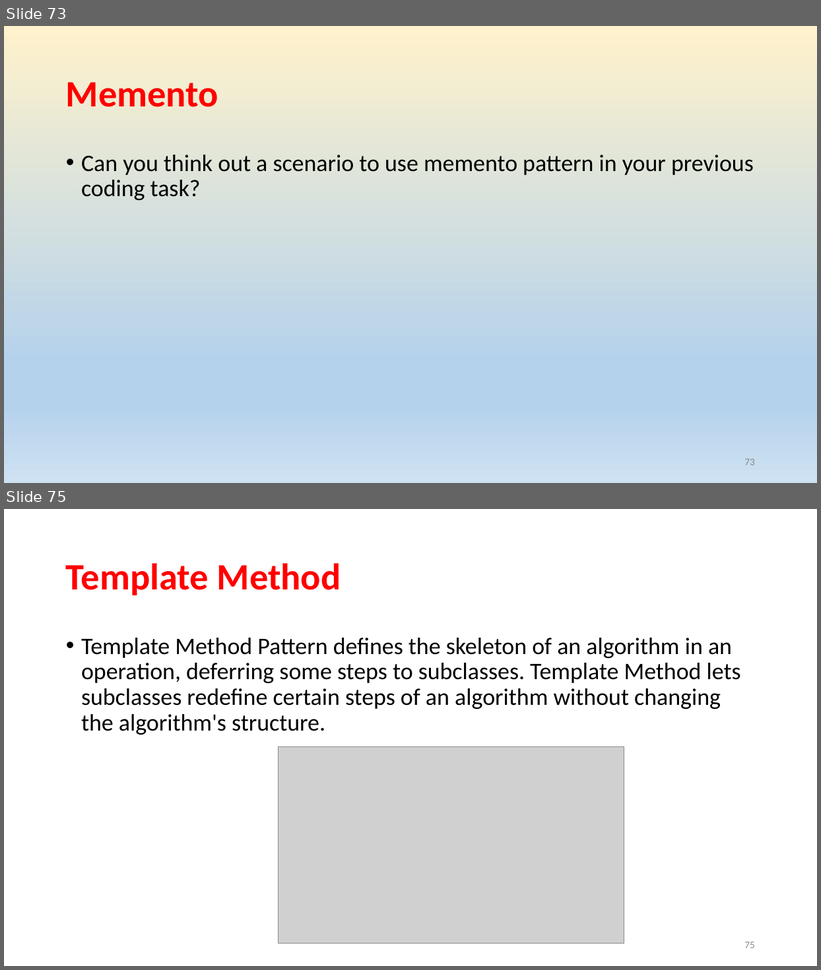
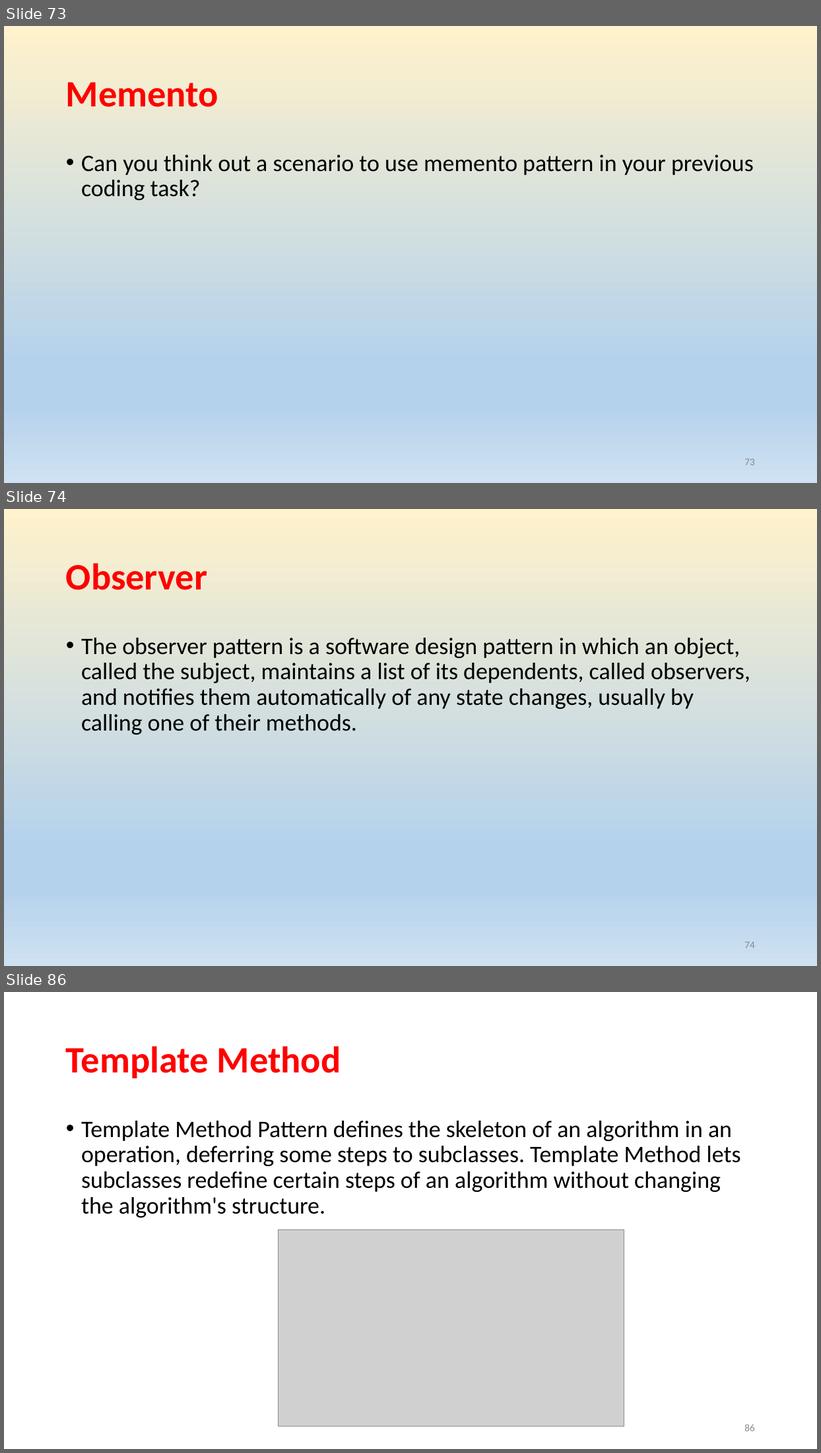
Before and after one commit to rainyheart/bjc-protoss-design_patten-demo, a slide deck: ppt/Design Patterns.pptx. Shown one above the other, each under a label of ours: slides 73 and 75 before the commit, slides 73, 74 and 86 after it; the slides between them are not shown. The pictures are 821x970 and 821x1453 pixels, drawn with LibreOffice and Linux fonts; fonts in the diff are those of the drawing; grey boxes stand for pictures. Boxes give left, top, right and bottom in pixels: in the first picture for what was removed or moved away, otherwise in the second. Text is boxed around its words. In the diff, an @@ line names an element or a change of style, - is before the commit and + after.

```diff
--- a/ppt/Design Patterns.pptx
+++ b/ppt/Design Patterns.pptx
@@ slide 74 added at box(4, 509, 817, 966), background gradient #FFF2CC to #B5D2EC to #CEE1F2 @@
@@ title added at box(66, 563, 207, 590), 44 pt, text #FF0000, bold @@
+Observer
@@ text added at box(81, 638, 750, 735), 28 pt, text #000000 @@
+• The observer pattern is a software design pattern in which an object, called the subject, maintains a list of its dependents, called observers, and notifies them automatically of any state changes, usually by calling one of their methods.
@@ page number added at box(745, 942, 755, 949), 12 pt, text #8C8C8C @@
+74
@@ what was slide 75 is now slide 86 @@
@@ page number at box(745, 1424, 755, 1432): text changed @@
-75
+86
```
Also in this commit, not shown: 1 slide changed, 10 other slides added, 3 other files.
